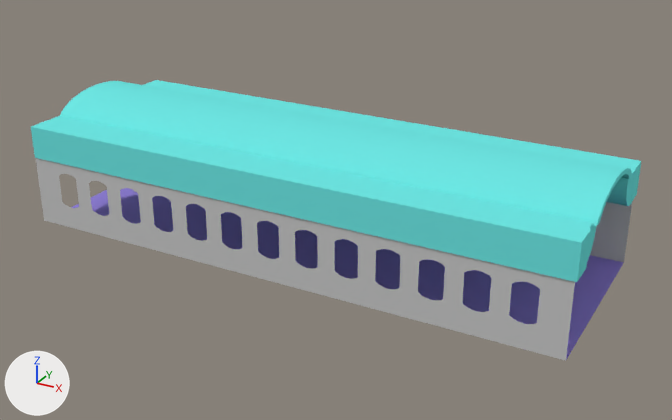
An edit to the Blender file Assets/plane.blend, drawn before and after from the same camera.
Both versions are drawn from a camera (50 mm lens) standing at (15.1, -26.3, 14.5) and looking at (0.8, -0.4, 1.5). The axes (+X, +Y, +Z) are drawn at lower left. The lights are the same throughout.
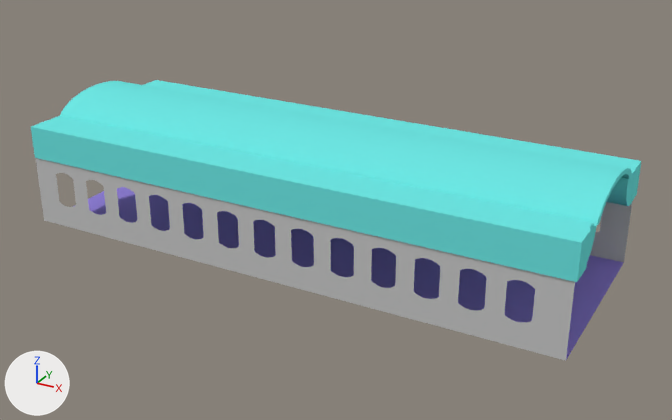
Where the change shows, as pixel boxes (x1, y1, x2, y2) in the pictures (672 x 420 px):
'Plane.001', turned: (36, 158, 575, 361) in both

The change, as a diff of the scene's bpy script:
```diff
--- a/Assets/plane.blend.py
+++ b/Assets/plane.blend.py
@@ ob_plane_001 @@
 ob_plane_001.location = (0.0, -3.5, 1.5)
-ob_plane_001.rotation_euler = (1.571, 0.0, 0.0)  # degrees (90, 0, 0)
+ob_plane_001.rotation_euler = (1.571, 0.0, 3.142)  # degrees (90, 0, 180)
 ob_plane_001.scale = (10.0, 1.5, 1.0)
```
